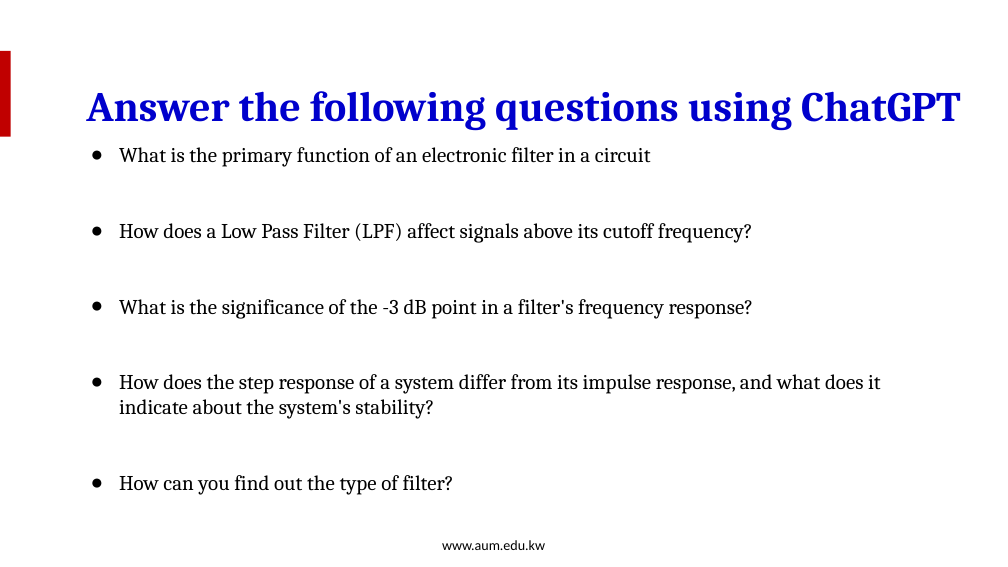
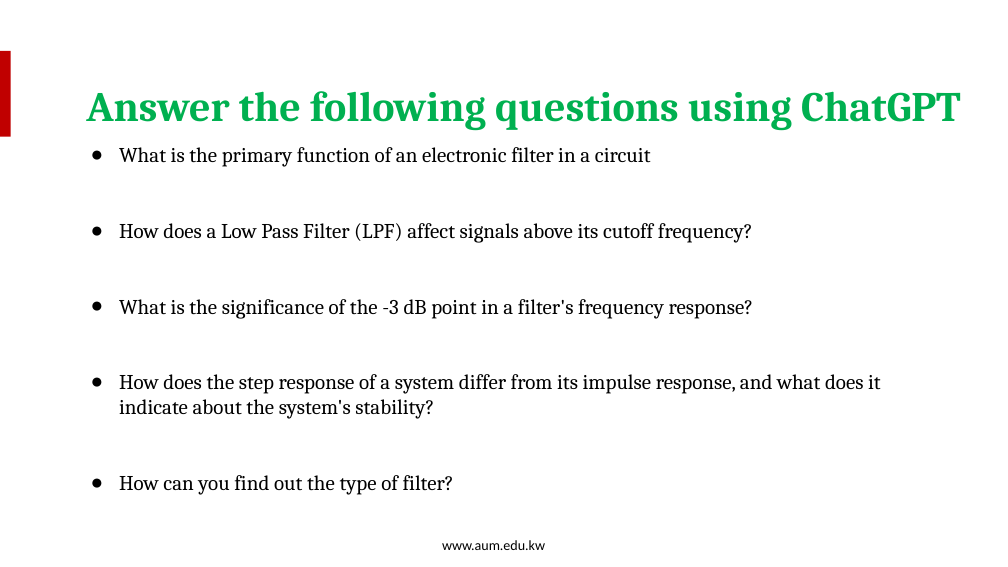
Before and after one commit to salmanrazzaq1993/AUM-WORK, a slide deck: slide 20 of PP WORK/Instructor Version/Week 6/Week 6 Lecture 2 - Filters part A.pptx (slide 16 before the commit). Drawn at 1008x567 pixels with LibreOffice and Linux fonts; fonts in the diff are those of the drawing; background and template pictures are left out. Boxes give left, top, right and bottom in pixels: in the first picture for what was removed or moved away, otherwise in the second. Text is boxed around its words. In the diff, an @@ line names an element or a change of style, - is before the commit and + after.

```diff
--- a/PP WORK/Instructor Version/Week 6/Week 6 Lecture 2 - Filters part A.pptx
+++ b/PP WORK/Instructor Version/Week 6/Week 6 Lecture 2 - Filters part A.pptx
@@ text "Answer the following questions using ..." at (86,91,961,131): text colour #0000CC to #00B050 @@
```
Also in this commit, not shown: 15 other slides changed, 4 slides added.
